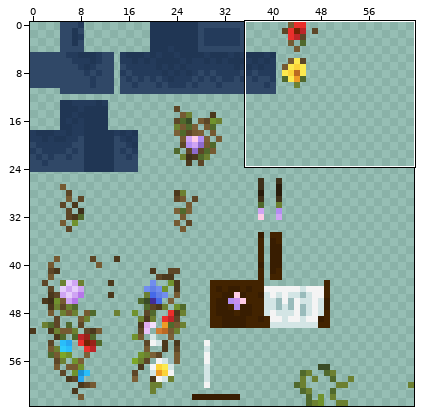
Edited in one commit: pixel-art sprite (Figura Avatars/Archdruid/textures/bling.png). Above, an overview of the earlier version with the close-up marked.
Close-up. Before:
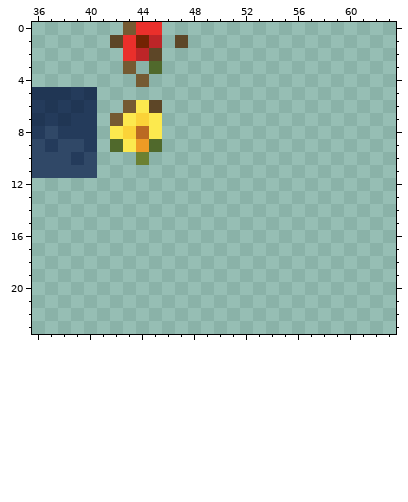
The file is 64x64 pixels. Colours within 5 levels of each other are drawn and written as one. Shown: x 36..63, y 0..23.
Once edited:
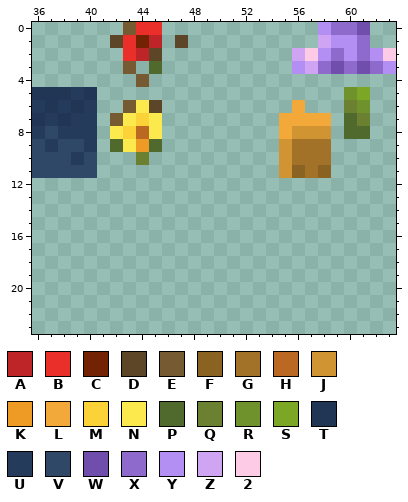
Palette (. is transparent): A #bd2528  B #ea2f2b  C #732303  D #5d4627  E #755a32  F #8a6221  G #a17227  H #bb6922  J #d19432  K #ee9b25  L #f2a93a  M #fbd338  N #fce94e  P #50692c  Q #6c8031  R #70922d  S #7ca726  T #203654  U #243b5b  V #304867  W #6f4fab  X #8d6acc  Y #b38ef3  Z #cfa4f3  2 #fecbe6
The edit:
Changed rows in their new state; - is an unchanged pixel.
first column x 55:
 0 ---YXXW--
 1 ---ZYYX--
 2 -Z2YXYXY2
 3 -YZXWXWXY
 5 -----RS--
 6 -L---QR--
 7 LLLL-PQ--
 8 LJJJ-PP--
 9 JGGG-----
10 JGGG-----
11 JFGF-----
